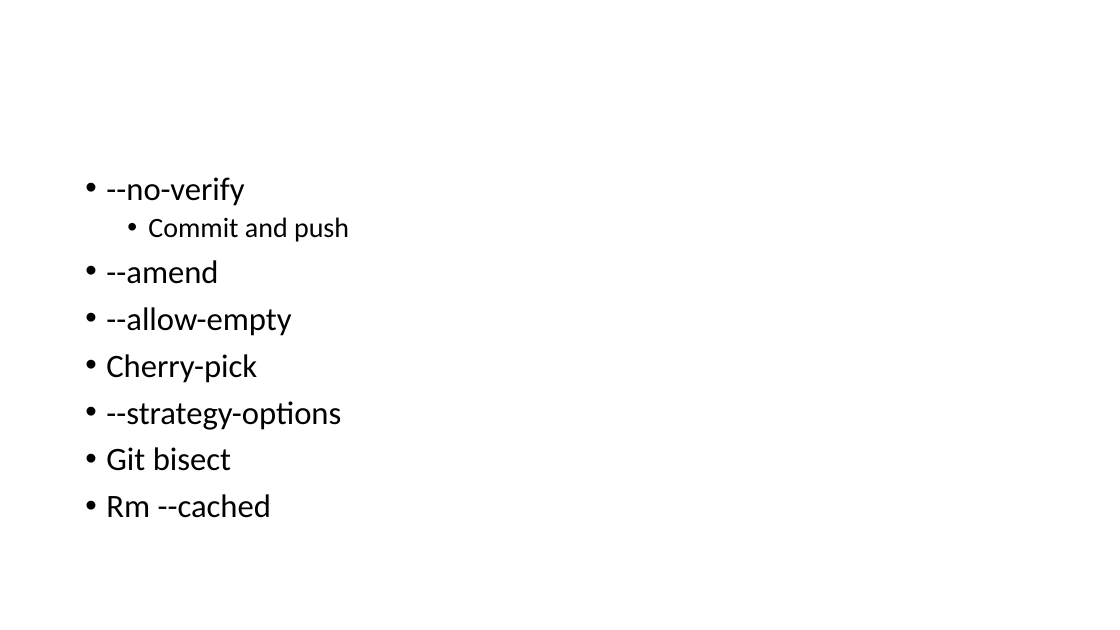
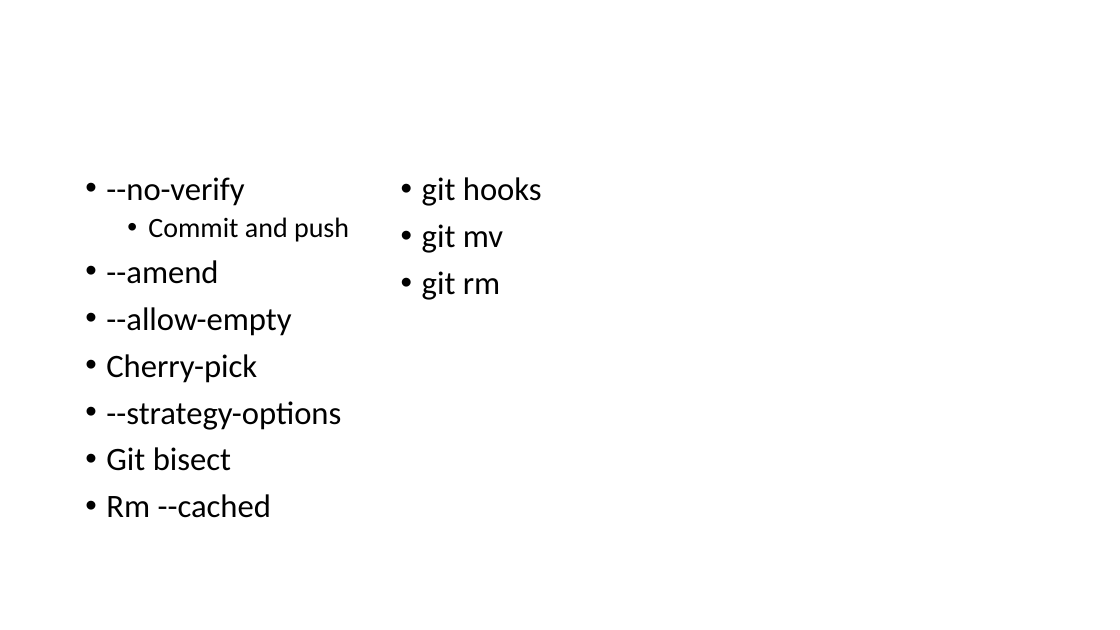
Before and after one commit to jofaval/talks-about, a slide deck: slide 53 of simplifying-git/fear-the-cli-no-more/simplifying-git-fear-the-cli-no-more.slides.es.pptx (slide 31 before the commit). Drawn at 1120x630 pixels with LibreOffice and Linux fonts; fonts in the diff are those of the drawing. Boxes give left, top, right and bottom in pixels: in the first picture for what was removed or moved away, otherwise in the second. Text is boxed around its words. In the diff, an @@ line names an element or a change of style, - is before the commit and + after.

```diff
--- a/simplifying-git/fear-the-cli-no-more/simplifying-git-fear-the-cli-no-more.slides.es.pptx
+++ b/simplifying-git/fear-the-cli-no-more/simplifying-git-fear-the-cli-no-more.slides.es.pptx
@@ text added at [422, 177, 542, 300], 28 pt, text #000000 @@
+• git hooks
+• git mv
+• git rm
```
Also in this commit, not shown: 3 other slides changed, 26 slides added, 1 other file.
